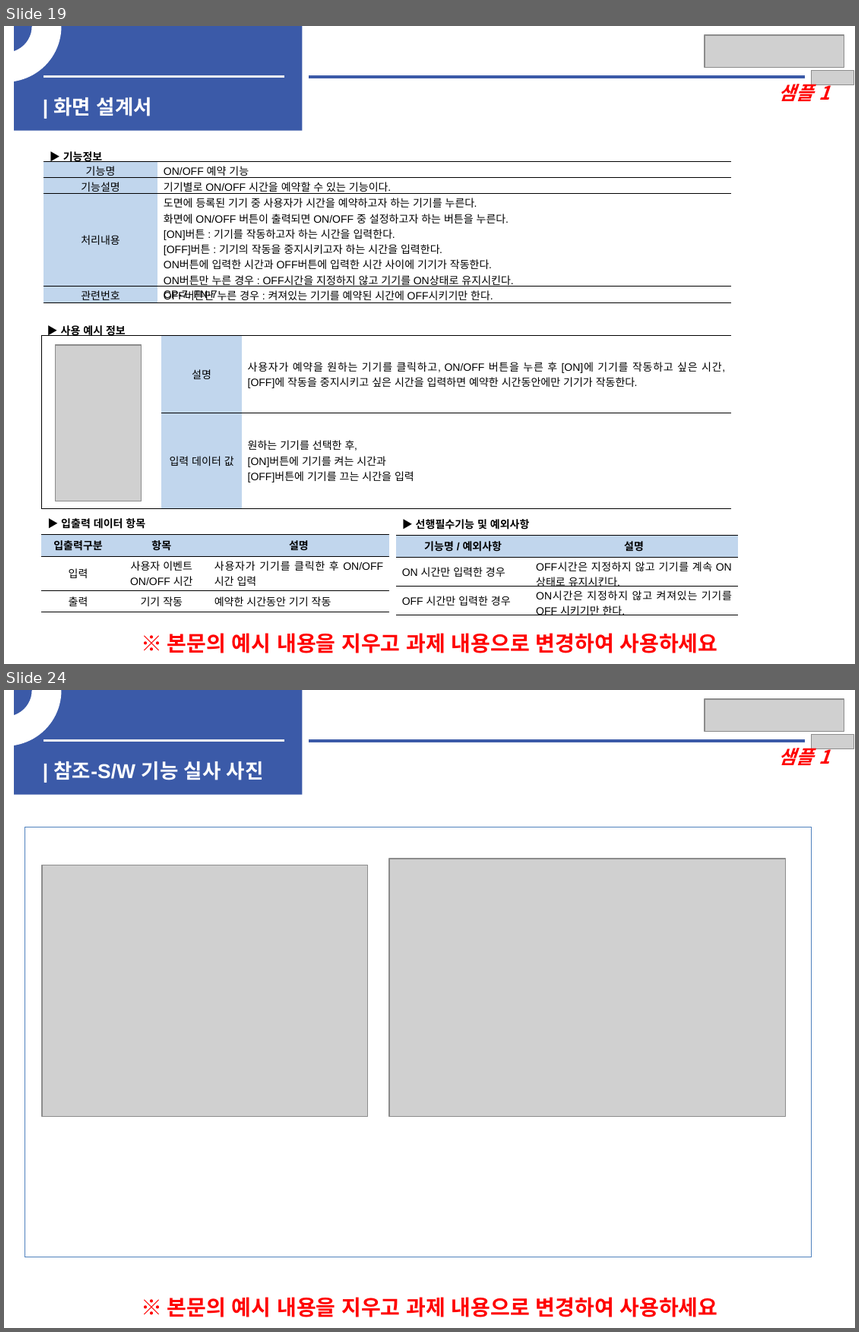
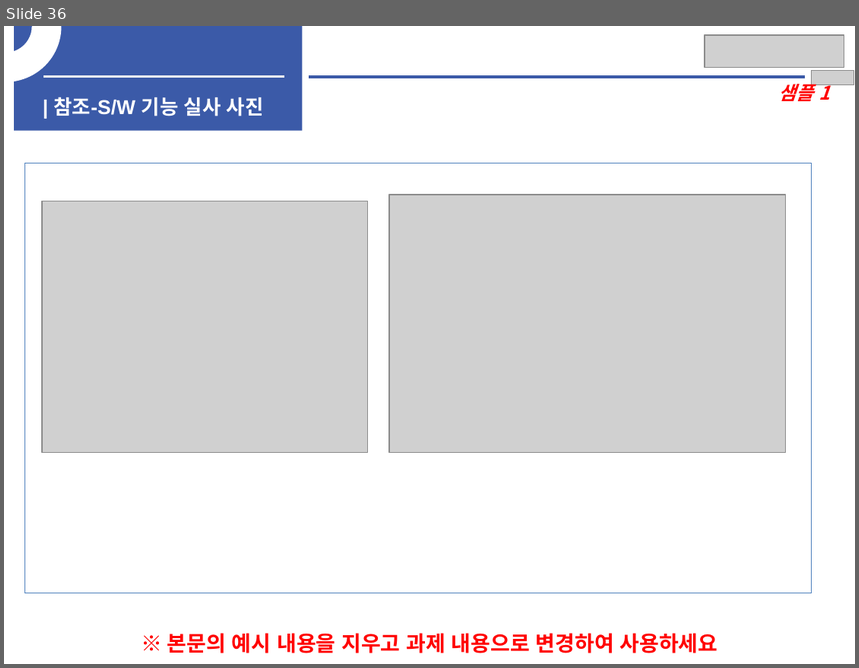
Before and after one commit to ricky30825-creator/BMS, a slide deck: 설계 산출물/중간 보고서-내파트.pptx. Shown one above the other, each under a label of ours: slides 19 and 24 before the commit, slide 36 after it; the slides between them are not shown. The pictures are 859x1332 and 859x668 pixels, drawn with LibreOffice and Linux fonts; fonts in the diff are those of the drawing; grey boxes stand for pictures. Boxes give left, top, right and bottom in pixels: in the first picture for what was removed or moved away, otherwise in the second. Text is boxed around its words. In the diff, an @@ line names an element or a change of style, - is before the commit and + after.

```diff
--- a/설계 산출물/중간 보고서-내파트.pptx
+++ b/설계 산출물/중간 보고서-내파트.pptx
@@ slide 19 removed at bbox=[4, 26, 855, 664], background #FFFFFF @@
@@ arch (boxed as its full ring) removed at bbox=[4, 26, 60, 81] @@
@@ rectangle removed at bbox=[14, 26, 303, 131] @@
@@ picture removed at bbox=[705, 35, 844, 68] @@
@@ picture removed at bbox=[812, 70, 854, 85] @@
@@ line removed from (44, 76) to (285, 76) @@
@@ line removed from (309, 77) to (805, 77) @@
@@ text removed at bbox=[779, 79, 830, 101] @@
-샘플 1
@@ text removed at bbox=[54, 97, 152, 116] @@
-| 화면 설계서
@@ table removed at bbox=[44, 138, 731, 306], 5 rows, 2 columns @@
-▶ 기능정보 | 
-기능명 | ON/OFF 예약 기능
-기능설명 | 기기별로 ON/OFF 시간을 예약할 수 있는 기능이다.
-처리내용 | 도면에 등록된 기기 중 사용자가 시간을 예약하고자 하는 기기를 누른다. / 화면에 ON/OFF 버튼이 출력되면 ON/OFF 중 설정하고자 하는 버튼을 누른다. / [ON]버튼 : 기기를 작동하고자 하는 시간을 입력한다. / [OFF]버튼 : 기기의 작동을 중지시키고자 하는 시간을 입력한다. / ON버튼에 입력한 시간과 OFF버튼에 입력한 시간 사이에 기기가 작동한다. / ON버튼만 누른 경우 : OFF시간을 지정하지 않고 기기를 ON상태로 유지시킨다. / OFF버튼만 누른 경우 : 켜져있는 기기를 예약된 시간에 OFF시키기만 한다.
-관련번호 | CP-7, FN-7
@@ table removed at bbox=[41, 312, 731, 506], 3 rows, 3 columns @@
-▶ 사용 예시 정보 |  | 
- | 설명 | 사용자가 예약을 원하는 기기를 클릭하고, ON/OFF 버튼을 누른 후 [ON]에 기기를 작동하고 싶은 시간, [OFF]에 작동을 중지시키고 싶은 시간을 입력하면 예약한 시간동안에만 기기가 작동한다.
- | 입력 데이터 값 | 원하는 기기를 선택한 후, / [ON]버튼에 기기를 켜는 시간과 / [OFF]버튼에 기기를 끄는 시간을 입력
@@ picture removed at bbox=[55, 345, 141, 502] @@
@@ table removed at bbox=[41, 513, 389, 613], 4 rows, 3 columns @@
-▶ 입출력 데이터 항목 |  | 
-입출력구분 | 항목 | 설명
-입력 | 사용자 이벤트 / ON/OFF 시간 | 사용자가 기기를 클릭한 후 ON/OFF 시간 입력
-출력 | 기기 작동 | 예약한 시간동안 기기 작동
@@ table removed at bbox=[396, 514, 737, 619], 4 rows, 2 columns @@
-▶ 선행필수기능 및 예외사항 | 
-기능명 / 예외사항 | 설명
-ON 시간만 입력한 경우 | OFF시간은 지정하지 않고 기기를 계속 ON상태로 유지시킨다.
-OFF 시간만 입력한 경우 | ON시간은 지정하지 않고 켜져있는 기기를 OFF 시키기만 한다.
@@ text removed at bbox=[167, 633, 718, 654] @@
-※ 본문의 예시 내용을 지우고 과제 내용으로 변경하여 사용하세요
@@ what was slide 24 is now slide 36 @@
```
Also in this commit, not shown: 14 slides changed, 19 slides added, 6 other slides removed, 12 other files.
